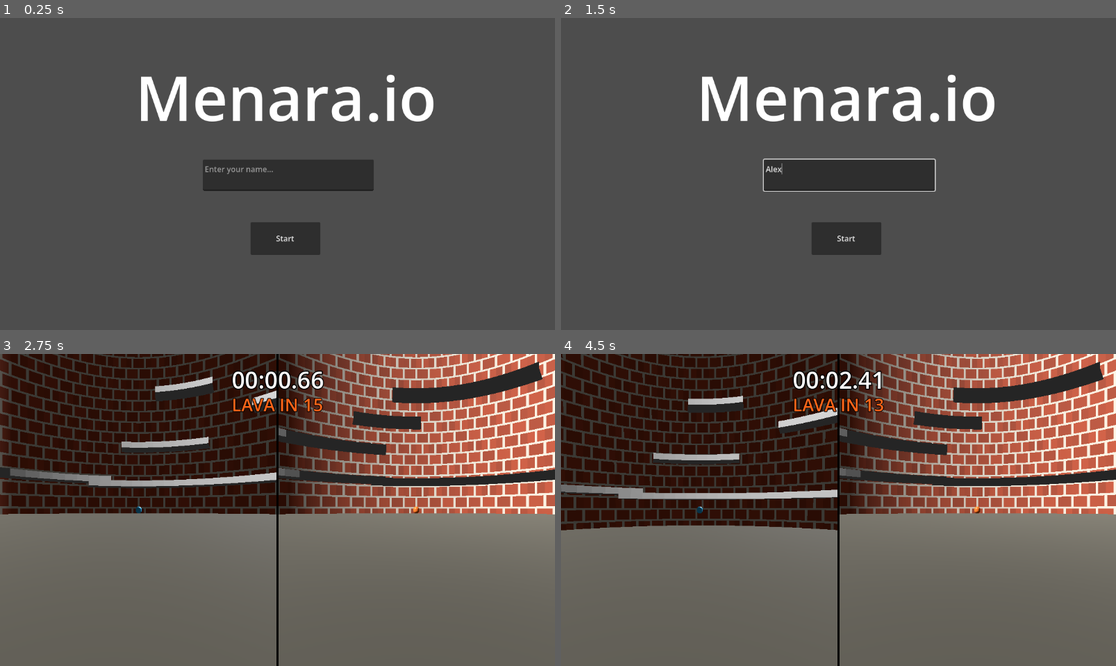
Above: before the commit, frames 1-4 (two rows, left to right).
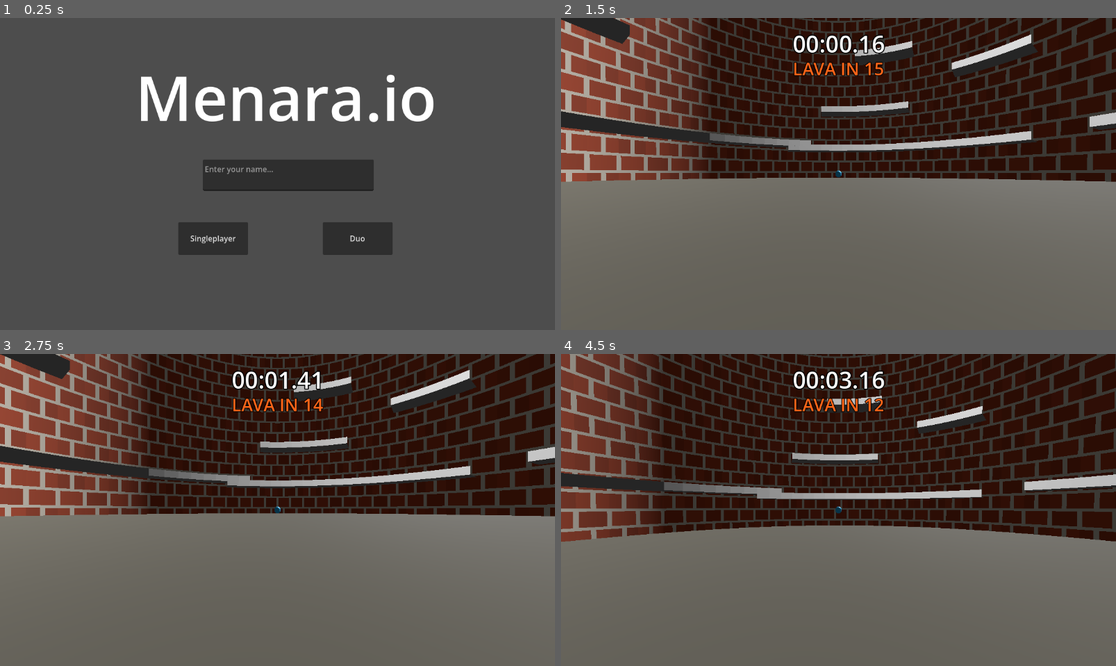
Above: after the commit, the same moments.

Repository: OngYean/menara-io
Game: Godot game, scene res://scenes/main_menu.tscn
Two runs of this game, one before a commit and one after it. Both use one fixed random seed, a clock stepped at 60 frames per second and the inputs below.
Inputs (mouse positions are in pixels of both pictures, inside the frame that each line leads up to):
- Up to frame 1 (0.25 s): no input
- Up to frame 2 (1.5 s): click (849, 174) at 0.52 s; type "Alex" at 0.6 s; click (771, 239) at 1.25 s, where only the run after the commit has a clickable "Singleplayer"
- Up to frame 3 (2.75 s): click (283, 575) at 2 s, where only the run before the commit has a clickable "Start"
- Up to frame 4 (4.5 s): tap Enter at 2.75 s; hold D (p1_move_right) 2.78-3.53 s; tap S (p1_fall) at 2.85, 3.8, 4.35 s; tap W (p1_jump) at 3.02, 3.05, 3.32, 3.6, 3.77, 4.07 s; hold A (p1_move_left) 3.53-4.28 s; hold D (p1_move_right) from 4.28 s (still down)

The runs differ from the first frame. In frame 1, 3.9% of the frame differs, in the area x 32-71%, y 65-76%; in frame 2, 86%, in the area x 0-100%, y 0-100%; in frame 3, 42%; in frame 4, 44%.

Commit message:
feat: implement singleplayer mode with dynamic viewport and game state management

Diff:
--- a/project.godot
+++ b/project.godot
@@ -15,6 +15,10 @@
 config/features=PackedStringArray("4.6", "GL Compatibility")
 config/icon="res://icon.svg"
 
+[autoload]
+
+Global="*res://scripts/global.gd"
+
 [physics]
 
 3d/physics_engine="Jolt Physics"
--- a/scenes/game.tscn
+++ b/scenes/game.tscn
@@ -121,14 +121,6 @@
 [node name="Player" type="CharacterBody3D" parent="." unique_id=1715561106]
 transform = Transform3D(1, 0, 0, 0, 1, 0, 0, 0, 1, 27, 2, 0)
 script = ExtResource("2_player")
-action_move_left = &"p1_move_left"
-action_move_right = &"p1_move_right"
-action_jump = &"p1_jump"
-action_fall = &"p1_fall"
-key_move_left = 65
-key_move_right = 68
-key_jump = 87
-key_fall = 83
 
 [node name="CollisionShape3D" type="CollisionShape3D" parent="Player" unique_id=1129223447]
 shape = SubResource("CapsuleShape3D_player")
@@ -136,7 +128,7 @@
 [node name="MeshInstance3D" type="MeshInstance3D" parent="Player" unique_id=1681300274]
 mesh = SubResource("CapsuleMesh_player")
 
-[node name="Player2" type="CharacterBody3D" parent="."]
+[node name="Player2" type="CharacterBody3D" parent="." unique_id=624860485]
 transform = Transform3D(1, 0, 0, 0, 1, 0, 0, 0, 1, -27, 2, 0)
 script = ExtResource("2_player")
 action_move_left = &"p2_move_left"
@@ -148,10 +140,10 @@
 key_jump = 73
 key_fall = 75
 
-[node name="CollisionShape3D" type="CollisionShape3D" parent="Player2"]
+[node name="CollisionShape3D" type="CollisionShape3D" parent="Player2" unique_id=1637278733]
 shape = SubResource("CapsuleShape3D_player2")
 
-[node name="MeshInstance3D" type="MeshInstance3D" parent="Player2"]
+[node name="MeshInstance3D" type="MeshInstance3D" parent="Player2" unique_id=11995489]
 mesh = SubResource("CapsuleMesh_player2")
 
 [node name="CameraPivot" type="Node3D" parent="." unique_id=1060393415]
--- a/scenes/main_menu.tscn
+++ b/scenes/main_menu.tscn
@@ -29,10 +29,18 @@
 offset_bottom = 359.0
 placeholder_text = "Enter your name..."
 
-[node name="Button" type="Button" parent="." unique_id=453123915]
+[node name="SingleplayerButton" type="Button" parent="." unique_id=453123915]
 layout_mode = 0
-offset_left = 520.0
+offset_left = 370.0
 offset_top = 424.0
-offset_right = 665.0
+offset_right = 515.0
 offset_bottom = 492.0
-text = "Start"
+text = "Singleplayer"
+
+[node name="DuoButton" type="Button" parent="."]
+layout_mode = 0
+offset_left = 670.0
+offset_top = 424.0
+offset_right = 815.0
+offset_bottom = 492.0
+text = "Duo"
--- a/scripts/game.gd
+++ b/scripts/game.gd
@@ -17,7 +17,7 @@
 
 ## Lava settings.
 @export var grace_period: float = 15.0
-@export var lava_rise_speed: float = 3.0
+@export var lava_rise_speed: float = 6.0
 @export var lava_start_y: float = -10.0
 @export var lava_radius: float = 29.5
 @export var lava_column_height: float = 400.0
@@ -56,6 +56,13 @@
 	_generator = get_node_or_null(platform_generator_path) as Node3D
 	_player1 = get_node_or_null(player1_path) as Node3D
 	_player2 = get_node_or_null(player2_path) as Node3D
+
+	if Global.game_mode == "singleplayer":
+		if _player2:
+			_player2.queue_free()
+			_player2 = null
+		_p2_alive = false
+
 	_tower = get_node_or_null(tower_path) as MeshInstance3D
 	_sun = get_node_or_null(sun_path) as DirectionalLight3D
 	if _sun:
@@ -70,7 +77,7 @@
 	if old_pivot:
 		old_pivot.queue_free()
 
-	_setup_split_screen()
+	_setup_screen()
 	_setup_lava()
 
 	## Seed platforms.
@@ -182,6 +189,14 @@
 		_kill_player(2)
 
 func _kill_player(player_index: int) -> void:
+	if Global.game_mode == "singleplayer":
+		_p1_alive = false
+		if _player1:
+			_player1.set_physics_process(false)
+			_player1.visible = false
+		_declare_winner("GAME OVER")
+		return
+
 	if player_index == 1:
 		_p1_alive = false
 		if _player1:
@@ -293,24 +308,26 @@
 	return shader
 
 ## -------------------------------------------------------------------------
-## Split-screen setup
+## Screen setup
 ## -------------------------------------------------------------------------
 
-func _setup_split_screen() -> void:
+func _setup_screen() -> void:
 	var main_world: World3D = get_viewport().world_3d
 
 	## Create a CanvasLayer so the SubViewportContainers fill the screen.
 	var canvas := CanvasLayer.new()
-	canvas.name = "SplitScreen"
+	canvas.name = "ScreenCanvas"
 	add_child(canvas)
 
-	## --- Left half (Player 1) ---
+	var is_duo = Global.game_mode == "duo"
+
+	## --- Left half (Player 1) or Full Screen ---
 	var left_container := SubViewportContainer.new()
 	left_container.name = "LeftView"
 	left_container.stretch = true
 	left_container.anchor_left = 0.0
 	left_container.anchor_top = 0.0
-	left_container.anchor_right = 0.5
+	left_container.anchor_right = 0.5 if is_duo else 1.0
 	left_container.anchor_bottom = 1.0
 	left_container.offset_left = 0
 	left_container.offset_top = 0
@@ -329,40 +346,42 @@
 	_cam1.current = true
 	left_vp.add_child(_cam1)
 
-	## --- Right half (Player 2) ---
-	var right_container := SubViewportContainer.new()
-	right_container.name = "RightView"
-	right_container.stretch = true
-	right_container.anchor_left = 0.5
-	right_container.anchor_top = 0.0
-	right_container.anchor_right = 1.0
-	right_container.anchor_bottom = 1.0
-	right_container.offset_left = 0
-	right_container.offset_top = 0
-	right_container.offset_right = 0
-	right_container.offset_bottom = 0
-	canvas.add_child(right_container)
-
-	var right_vp := SubViewport.new()
-	right_vp.name = "SubViewport"
-	right_vp.world_3d = main_world
-	right_vp.handle_input_locally = false
-	right_container.add_child(right_vp)
-
-	_cam2 = Camera3D.new()
-	_cam2.name = "Camera3D"
-	_cam2.current = true
-	right_vp.add_child(_cam2)
+	if is_duo:
+		## --- Right half (Player 2) ---
+		var right_container := SubViewportContainer.new()
+		right_container.name = "RightView"
+		right_container.stretch = true
+		right_container.anchor_left = 0.5
+		right_container.anchor_top = 0.0
+		right_container.anchor_right = 1.0
+		right_container.anchor_bottom = 1.0
+		right_container.offset_left = 0
+		right_container.offset_top = 0
+		right_container.offset_right = 0
+		right_container.offset_bottom = 0
+		canvas.add_child(right_container)
+
+		var right_vp := SubViewport.new()
+		right_vp.name = "SubViewport"
+		right_vp.world_3d = main_world
+		right_vp.handle_input_locally = false
+		right_container.add_child(right_vp)
+
+		_cam2 = Camera3D.new()
+		_cam2.name = "Camera3D"
+		_cam2.current = true
+		right_vp.add_child(_cam2)
 
 	## --- UI Overlay (added last so it renders on top) ---
-	var separator := ColorRect.new()
-	separator.color = Color.BLACK
-	separator.anchor_left = 0.5
-	separator.anchor_right = 0.5
-	separator.anchor_bottom = 1.0
-	separator.offset_left = -2
-	separator.offset_right = 2
-	canvas.add_child(separator)
+	if is_duo:
+		var separator := ColorRect.new()
+		separator.color = Color.BLACK
+		separator.anchor_left = 0.5
+		separator.anchor_right = 0.5
+		separator.anchor_bottom = 1.0
+		separator.offset_left = -2
+		separator.offset_right = 2
+		canvas.add_child(separator)
 
 	_timer_label = Label.new()
 	_timer_label.anchor_left = 0.5
--- /dev/null
+++ b/scripts/global.gd
@@ -0,0 +1,2 @@
+extends Node
+var game_mode: String = "duo"
--- a/scripts/main_menu.gd
+++ b/scripts/main_menu.gd
@@ -1,11 +1,21 @@
 extends Control
 
-@onready var _start_button: Button = $Button
+@onready var _singleplayer_button: Button = $SingleplayerButton
+@onready var _duo_button: Button = $DuoButton
 
 func _ready() -> void:
-	_start_button.pressed.connect(_on_start_button_pressed)
+	_singleplayer_button.pressed.connect(_on_singleplayer_pressed)
+	_duo_button.pressed.connect(_on_duo_pressed)
 
-func _on_start_button_pressed() -> void:
+func _on_singleplayer_pressed() -> void:
+	Global.game_mode = "singleplayer"
+	_start_game()
+
+func _on_duo_pressed() -> void:
+	Global.game_mode = "duo"
+	_start_game()
+
+func _start_game() -> void:
 	var error := get_tree().change_scene_to_file("res://scenes/game.tscn")
 	if error != OK:
 		push_error("Failed to load game scene. Error code: %d" % error)
Not shown, added: scripts/global.gd.uid
